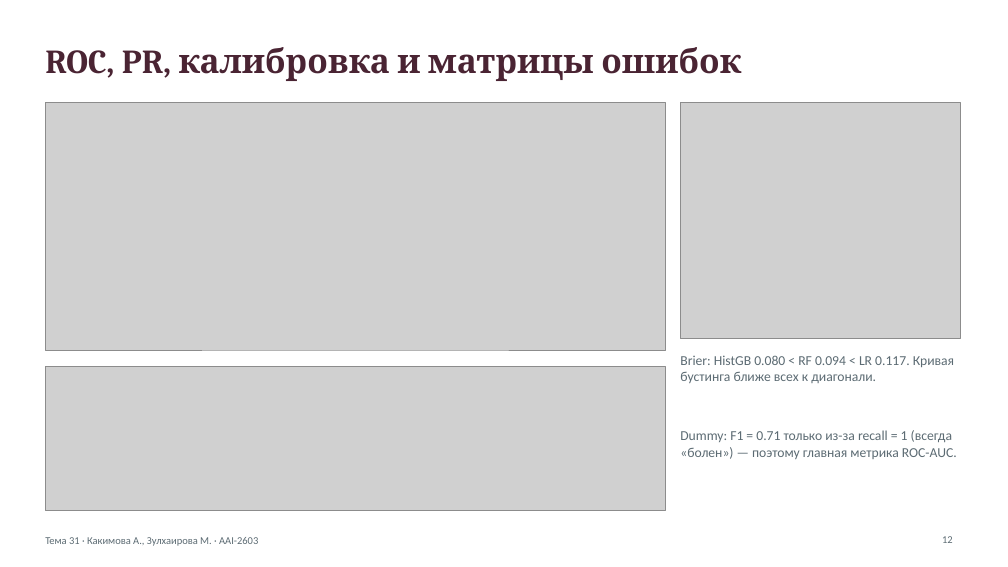
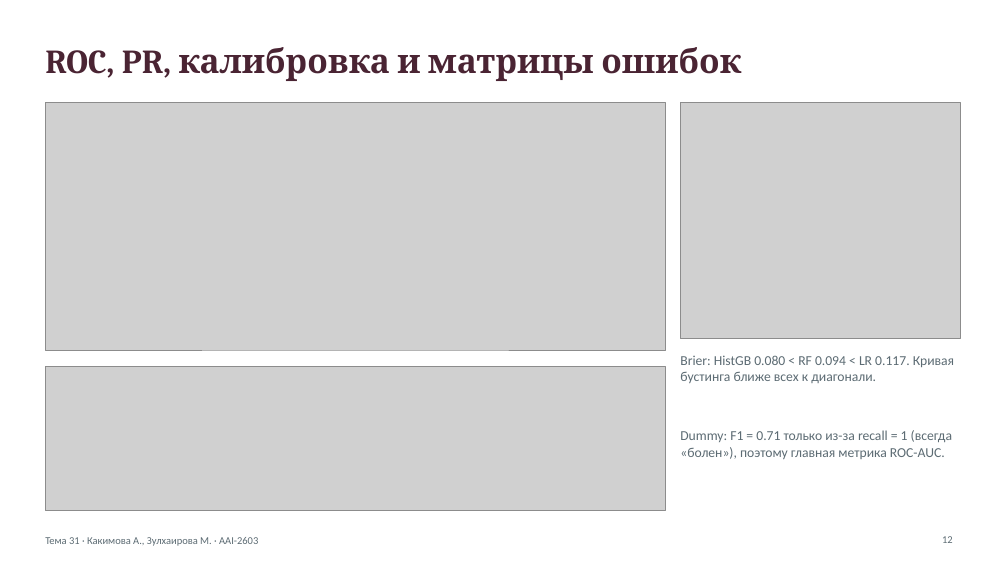
Before and after one commit to kakimovaazhar-coder/liver-disease-prediction, a slide deck: slide 12 of presentation/Presentation_Liver_Disease_Kakimova_Zulkhairova.pptx. Drawn at 1008x567 pixels with LibreOffice and Linux fonts; fonts in the diff are those of the drawing; grey boxes stand for pictures. Boxes give left, top, right and bottom in pixels: in the first picture for what was removed or moved away, otherwise in the second. Text is boxed around its words. In the diff, an @@ line names an element or a change of style, - is before the commit and + after.

```diff
--- a/presentation/Presentation_Liver_Disease_Kakimova_Zulkhairova.pptx
+++ b/presentation/Presentation_Liver_Disease_Kakimova_Zulkhairova.pptx
@@ text at [680,430,952,459]: text changed @@
-Dummy: F1 = 0.71 только из-за recall = 1 (всегда «болен») — поэтому главная метрика ROC-AUC.
+Dummy: F1 = 0.71 только из-за recall = 1 (всегда «болен»), поэтому главная метрика ROC-AUC.
```
Also in this commit, not shown: 8 other slides changed, 1 other file.
